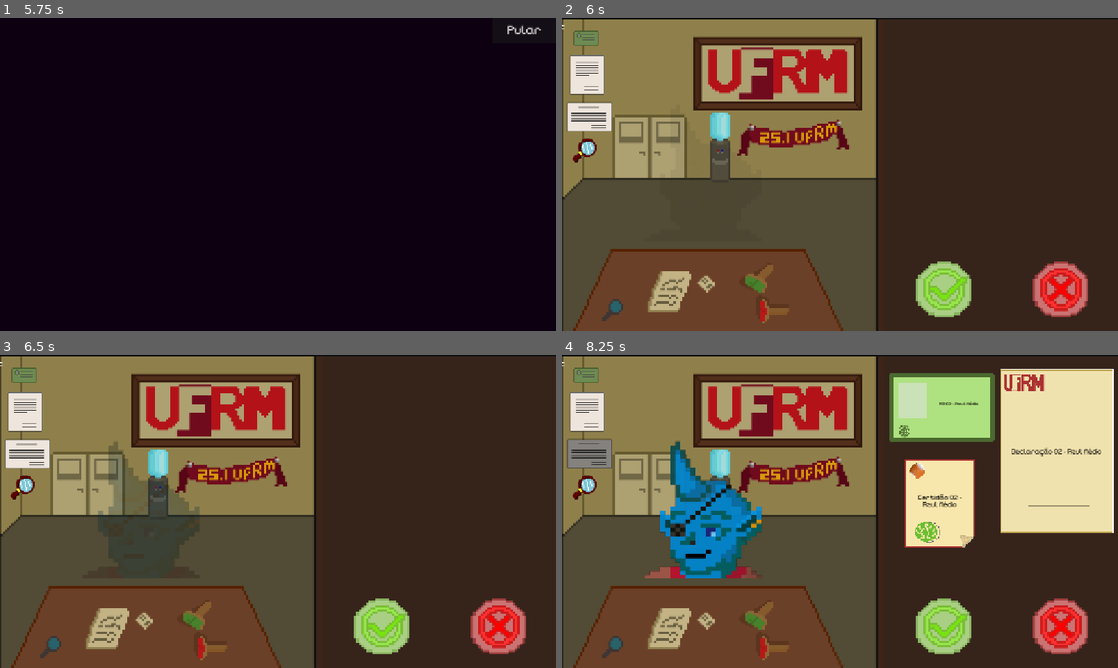
Above: before the commit, frames 1-4 (two rows, left to right).
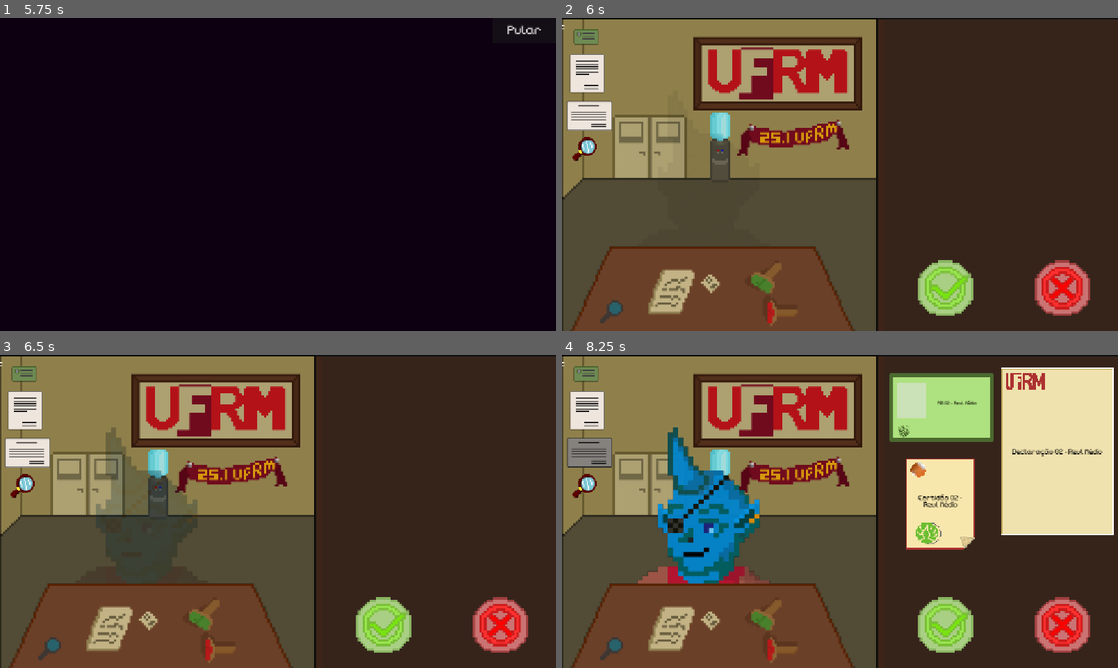
Above: after the commit, the same moments.

Repository: felipemarley/any_colour_you_like
Game: Godot game, scene res://scenes/screens/main_menu.tscn
Two runs of this game, one before a commit and one after it. Both use one fixed random seed, a clock stepped at 60 frames per second and the inputs below.
Inputs (mouse positions are in pixels of both pictures, inside the frame that each line leads up to; where the layout moved, square brackets give the same spot in the first picture):
- Up to frame 1 (5.75 s): click "INICIAR" at 0.5 s; move the mouse to (400, 158) at 1.27 s; click (400, 158) at 1.42 s; tap Enter at 2, 3.5 s; drag from (166, 190) to (250, 237) at 2.02 s; tap Space at 2.75, 4.25 s; move the mouse to (333, 105) at 2.77 s; click (333, 105) at 2.92 s; drag from (250, 237) to (111, 127) at 3.52 s; move the mouse to (444, 221) at 4.27 s; click (444, 221) at 4.42 s; drag from (111, 127) to (194, 96) at 5.02 s
- Up to frame 2 (6 s): click "Pular" at 5.75 s
- Up to frame 3 (6.5 s): no input
- Up to frame 4 (8.25 s): click (584, 373) [589, 386] at 6.5 s; click (584, 411) [595, 420] at 7.25 s; click (589, 452) [589, 455] at 8 s

Frame 1 is identical in both runs. In frame 2, 4.8% of the frame differs, in the area x 0-95%, y 3-100%; in frame 3, 5.4%; in frame 4, 10%, in the area x 0-100%, y 3-100%.

Commit message:
fix: ajuste de personagem na tela (tirar aquela barra)

Diff:
--- a/scenes/screens/game.tscn
+++ b/scenes/screens/game.tscn
@@ -25,6 +25,7 @@
 [ext_resource type="Script" uid="uid://ctgmhiqo2fks0" path="res://scripts/b_aprovar.gd" id="17_2xi1w"]
 [ext_resource type="PackedScene" uid="uid://bxvm4kooiohjk" path="res://scenes/components/document_declaracao_zoom.tscn" id="18_2xi1w"]
 [ext_resource type="Script" uid="uid://bk6uwfla5akf1" path="res://scripts/b_reprovar.gd" id="18_fw3uj"]
+[ext_resource type="Texture2D" uid="uid://nw5hwuc2mwn1" path="res://assets/ferramenta-banca/mesa.png" id="18_ieted"]
 [ext_resource type="Script" uid="uid://beer7ol0bbhd6" path="res://scripts/ending.gd" id="19_fw3uj"]
 [ext_resource type="Texture2D" uid="uid://bq7tclnp83xsb" path="res://assets/ferramenta-banca/selo_positivo.png" id="24_4tvho"]
 [ext_resource type="PackedScene" uid="uid://uoro18rf0nxu" path="res://scenes/components/document_certidao_zoom.tscn" id="24_r6qep"]
@@ -884,16 +885,18 @@
 
 [node name="SubViewportContainer" type="SubViewportContainer" parent="HSplitContainer"]
 layout_mode = 2
+size_flags_stretch_ratio = 3.55
 
 [node name="SubViewport" type="SubViewport" parent="HSplitContainer/SubViewportContainer"]
 transparent_bg = true
 handle_input_locally = false
+size = Vector2i(712, 727)
 render_target_update_mode = 4
 
 [node name="et" type="AnimatedSprite2D" parent="HSplitContainer/SubViewportContainer/SubViewport"]
 show_behind_parent = true
-position = Vector2(342, 382)
-scale = Vector2(1.30029, 1.10352)
+position = Vector2(337, 373)
+scale = Vector2(1.30029, 1.22363)
 sprite_frames = SubResource("SpriteFrames_yqjtg")
 animation = &"blue-03"
 script = ExtResource("2_ln6eb")
@@ -901,15 +904,15 @@
 [node name="RgButton" parent="HSplitContainer/SubViewportContainer/SubViewport" instance=ExtResource("3_0q6jn")]
 offset_left = 27.0
 offset_top = 29.0
-offset_right = 99.0
-offset_bottom = 109.0
+offset_right = 84.0
+offset_bottom = 63.0
 script = ExtResource("4_kauht")
 
 [node name="DeclaracaoButton" parent="HSplitContainer/SubViewportContainer/SubViewport" instance=ExtResource("5_yruvw")]
 offset_left = 17.0
 offset_top = 85.0
-offset_right = 145.0
-offset_bottom = 213.0
+offset_right = 97.0
+offset_bottom = 175.0
 script = ExtResource("6_vsgdc")
 
 [node name="CertidaoButton" parent="HSplitContainer/SubViewportContainer/SubViewport" instance=ExtResource("7_ggwlb")]
@@ -932,6 +935,13 @@
 texture_hover = ExtResource("11_s3n12")
 script = ExtResource("12_thpfx")
 
+[node name="mesa" type="TextureRect" parent="HSplitContainer/SubViewportContainer/SubViewport"]
+offset_left = -1.0
+offset_top = 474.5
+offset_right = 688.0
+offset_bottom = 723.5
+texture = ExtResource("18_ieted")
+
 [node name="documents" type="Panel" parent="HSplitContainer"]
 layout_mode = 2
 script = ExtResource("3_4ji0l")
@@ -946,10 +956,10 @@
 
 [node name="rg" parent="HSplitContainer/documents" instance=ExtResource("6_4ji0l")]
 layout_mode = 1
-offset_left = 44.0
-offset_top = 60.0
-offset_right = -325.0
-offset_bottom = -525.0
+offset_left = 40.0
+offset_top = 63.0
+offset_right = -329.0
+offset_bottom = -533.0
 document_text = ""
 
 [node name="declaracao" parent="HSplitContainer/documents" instance=ExtResource("4_o78e0")]
Binary file added: assets/ferramenta-banca/mesa.png
Not shown, added: assets/ferramenta-banca/mesa.png.import
Not shown: 1 places in scenes/screens/game.tscn that only renumber resources
